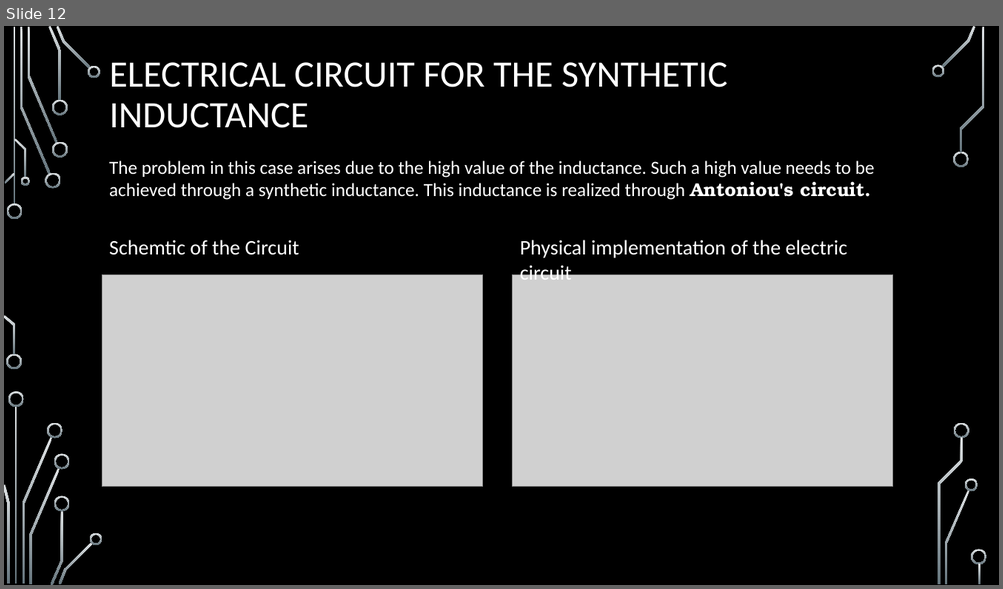
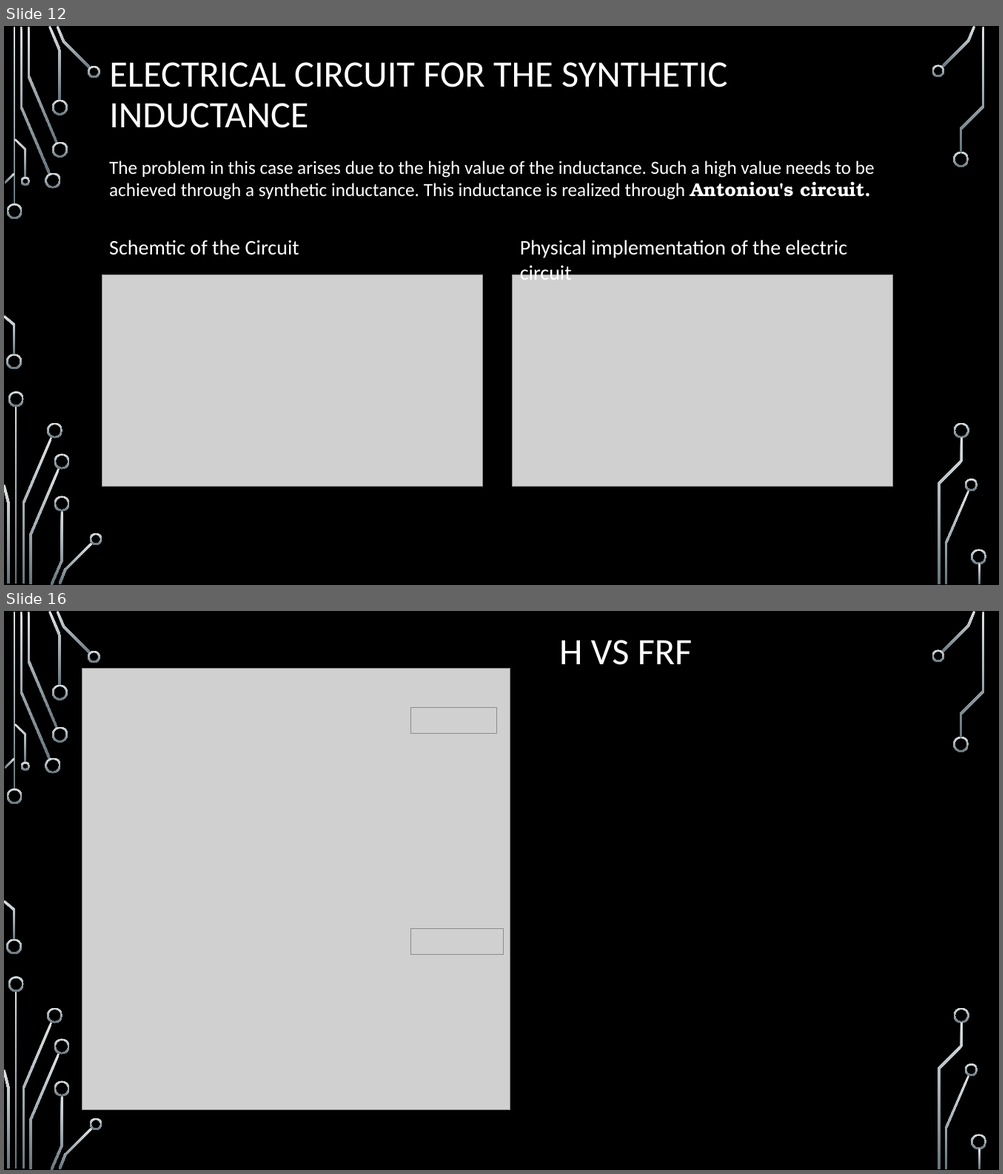
Before and after one commit to elchape99/SSCSA, a slide deck: presentazione_progetto.pptx. Shown one above the other, each under a label of ours: slide 12 before the commit, slides 12 and 16 after it; the slides between them are not shown. The pictures are 1003x589 and 1003x1174 pixels, drawn with LibreOffice and Linux fonts; fonts in the diff are those of the drawing; grey boxes stand for pictures; background and template pictures are left out. Boxes give left, top, right and bottom in pixels: in the first picture for what was removed or moved away, otherwise in the second. Text is boxed around its words. In the diff, an @@ line names an element or a change of style, - is before the commit and + after.

```diff
--- a/presentazione_progetto.pptx
+++ b/presentazione_progetto.pptx
@@ slide 16 added at [4,611,999,1170], background picture (left out); not listed: 36 template elements that a slide beside it also shows @@
@@ title added at [559,640,692,665], 36 pt, text #FFFFFF @@
+H VS FRF
@@ picture added at [82,669,511,1111] @@
@@ picture added at [410,708,496,734] @@
@@ picture added at [410,929,504,955] @@
```
Also in this commit, not shown: 7 slides changed, 9 other slides added, 3 slides removed, 13 other files.
